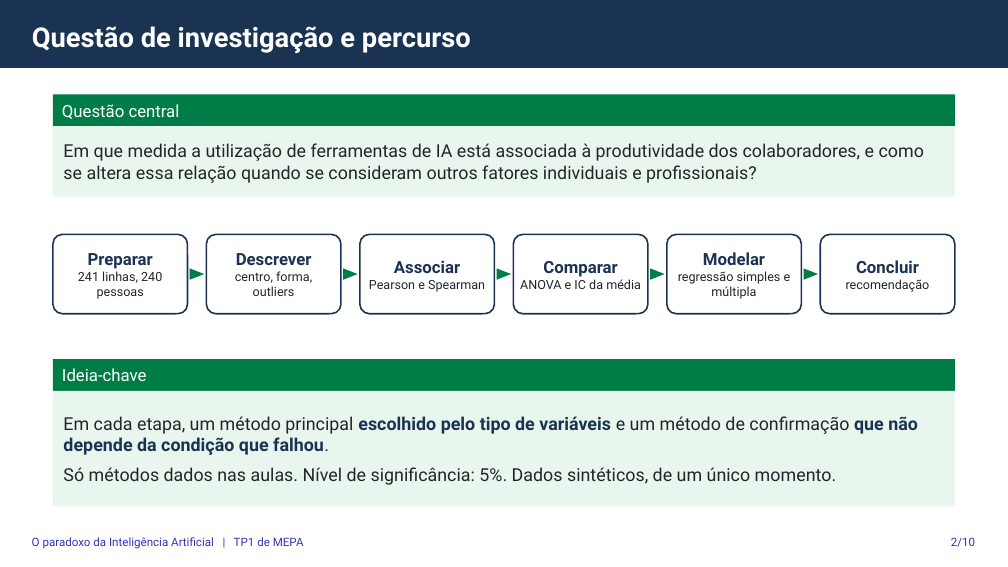
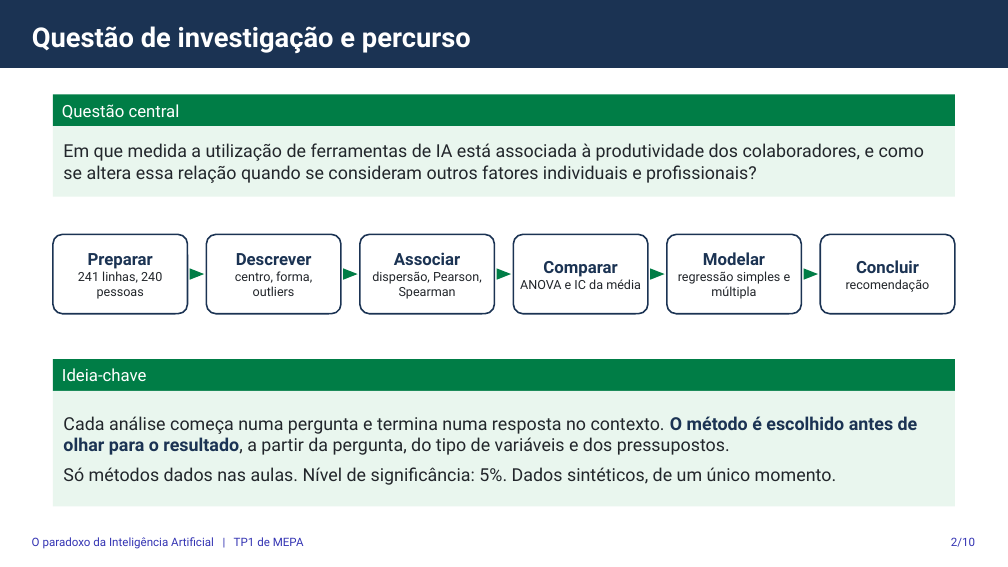
Before and after one commit to gcoutinho-ipca/tp1-mepa-ia-produtividade, a slide deck: slide 2 of Apresentacao_Defesa_TP1_MEPA.pptx. Drawn at 1008x567 pixels with LibreOffice and Linux fonts; fonts in the diff are those of the drawing. Boxes give left, top, right and bottom in pixels: in the first picture for what was removed or moved away, otherwise in the second. Text is boxed around its words. In the diff, an @@ line names an element or a change of style, - is before the commit and + after.

```diff
--- a/Apresentacao_Defesa_TP1_MEPA.pptx
+++ b/Apresentacao_Defesa_TP1_MEPA.pptx
@@ text in rounded rectangle at <box>372,271,482,299</box>: text changed @@
-Pearson e Spearman
+dispersão, Pearson, Spearman
@@ text in rectangle at <box>63,416,918,455</box>: text changed; text colour #1B3353 to #22262B; bold off @@
-Em cada etapa, um método principal escolhido pelo tipo de variáveis e um método de confirmação que não depende da condição que falhou.
+Cada análise começa numa pergunta e termina numa resposta no contexto. O método é escolhido antes de olhar para o resultado, a partir da pergunta, do tipo de variáveis e dos pressupostos.
```
Also in this commit, not shown: 8 other slides changed, 5 other files.
